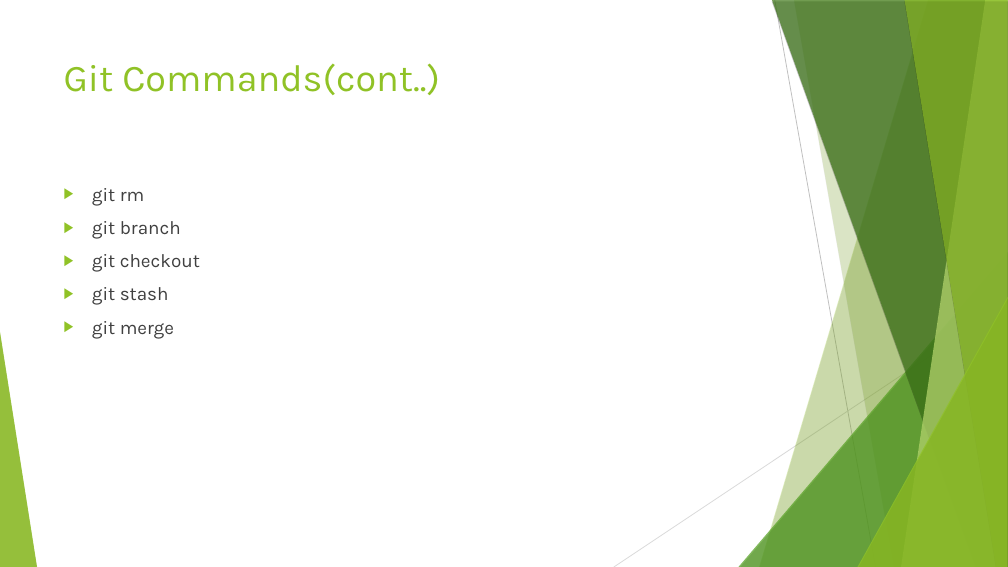
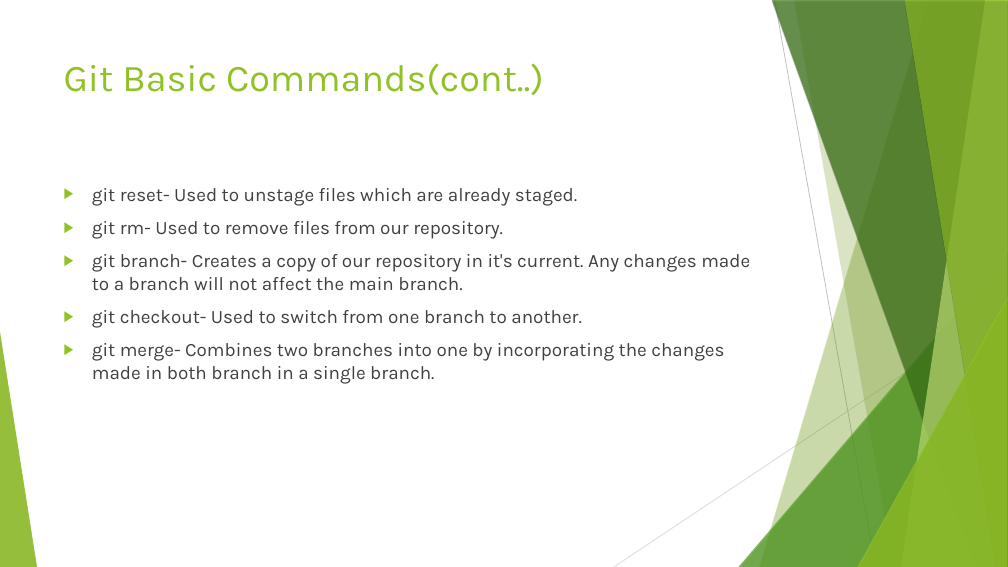
Before and after one commit to Gautam0401/My-Repo, a slide deck: slide 5 of GIT.odp. Drawn at 1008x567 pixels with LibreOffice and Linux fonts; fonts in the diff are those of the drawing. Boxes give left, top, right and bottom in pixels: in the first picture for what was removed or moved away, otherwise in the second. Text is boxed around its words. In the diff, an @@ line names an element or a change of style, - is before the commit and + after.

```diff
--- a/GIT.odp
+++ b/GIT.odp
@@ title at <box>64,63,544,95</box>: text changed @@
-Git Commands(cont..)
+Git Basic Commands(cont..)
@@ text at <box>92,188,750,384</box>: text changed @@
-▶ git rm
-▶ git branch
-▶ git checkout
-▶ git stash
-▶ git merge
+▶ git reset- Used to unstage files which are already staged.
+▶ git rm- Used to remove files from our repository.
+▶ git branch- Creates a copy of our repository in it's current. Any changes made to a branch will not affect the main branch.
+▶ git checkout- Used to switch from one branch to another.
+▶ git merge- Combines two branches into one by incorporating the changes made in both branch in a single branch.
```
Also in this commit, not shown: 2 other slides changed.
